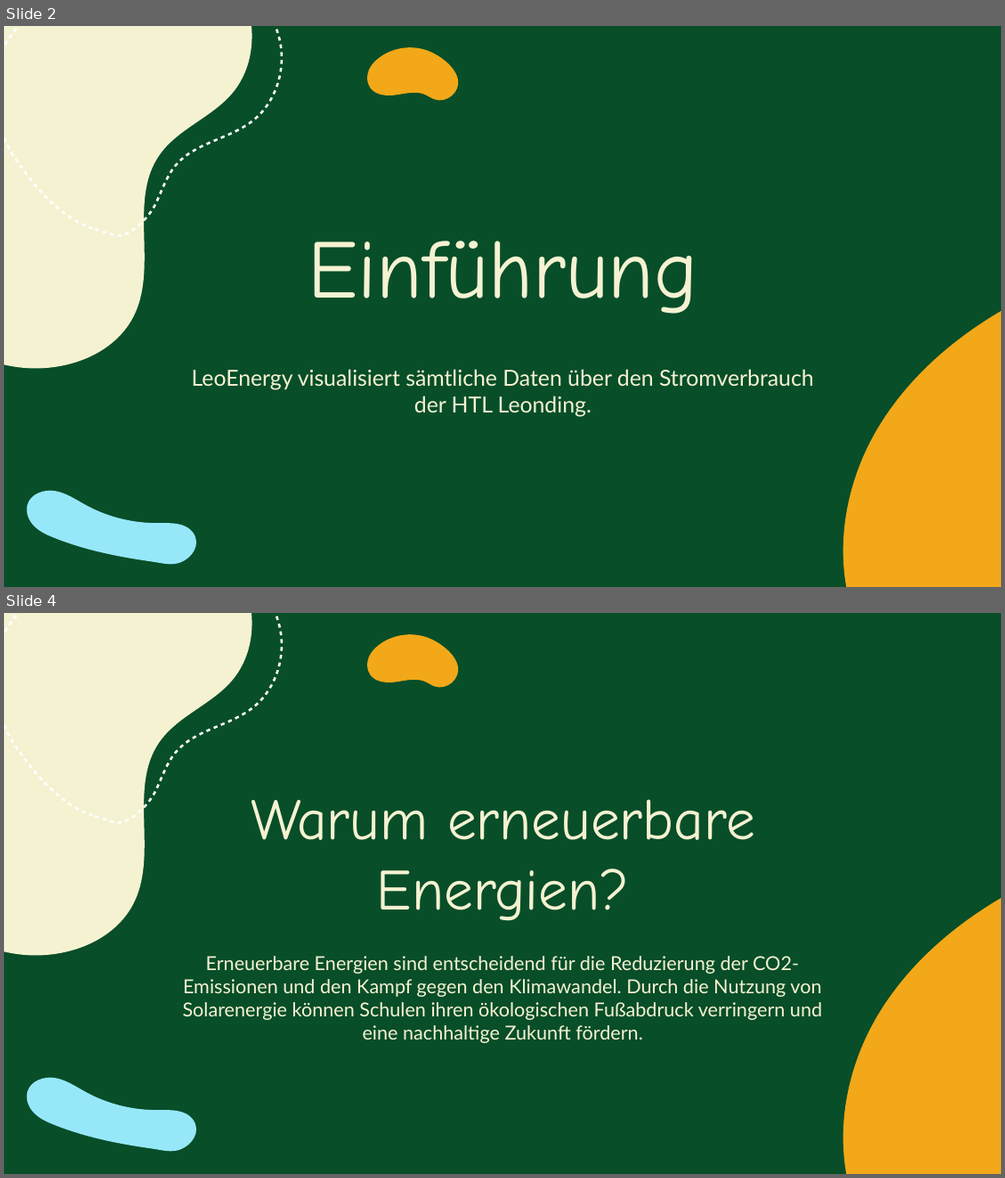
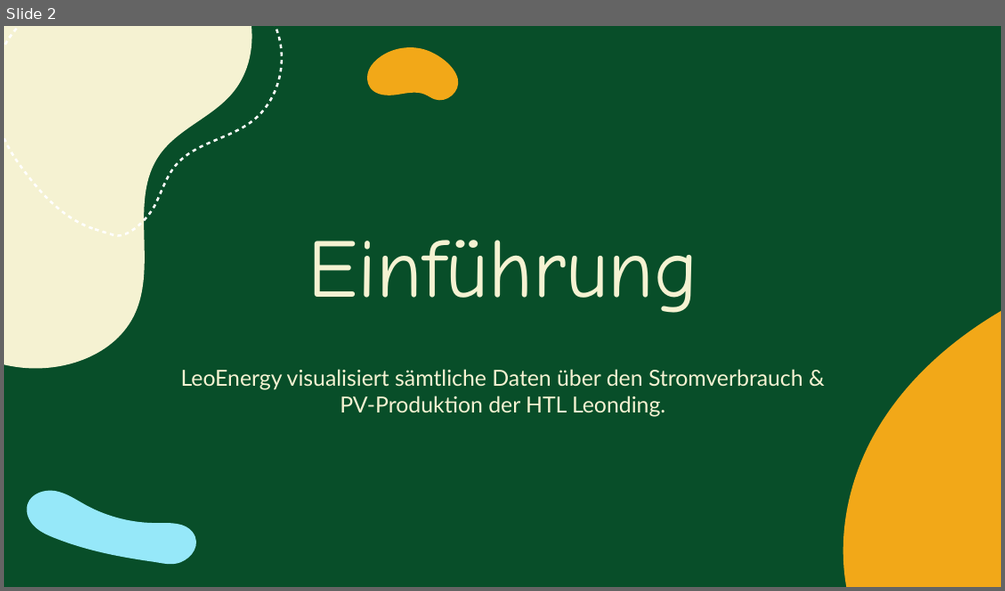
Before and after one commit to BjelakDenis/2324-4bhif-syp-project-iot-dashboard, a slide deck: LeoEnergy.pptx. Shown one above the other, each under a label of ours: slides 2 and 4 before the commit, slide 2 after it; the slides between them are not shown. The pictures are 1005x1178 and 1005x591 pixels, drawn with LibreOffice and Linux fonts; fonts in the diff are those of the drawing. Boxes give left, top, right and bottom in pixels: in the first picture for what was removed or moved away, otherwise in the second. Text is boxed around its words. In the diff, an @@ line names an element or a change of style, - is before the commit and + after.

```diff
--- a/LeoEnergy.pptx
+++ b/LeoEnergy.pptx
@@ slide 4 removed at (4,613,1001,1174), background #084E29 @@
@@ freeform shape removed at (4,613,366,1014) @@
@@ freeform shape removed at (4,613,319,846) @@
@@ freeform shape removed at (359,613,467,720) @@
@@ freeform shape removed at (756,751,1001,1174) @@
@@ title removed at (251,799,755,921) @@
-Warum erneuerbare Energien?
@@ subtitle removed at (183,956,822,1043) @@
-Erneuerbare Energien sind entscheidend für die Reduzierung der CO2-Emissionen und den Kampf gegen den Klimawandel. Durch die Nutzung von Solarenergie können Schulen ihren ökologischen Fußabdruck verringern und eine nachhaltige Zukunft fördern.
@@ freeform shape removed at (19,1039,202,1174) @@
@@ slide 2 changed as well @@
@@ freeform shape at (4,26,366,427): outline redrawn @@
@@ freeform shape at (756,164,1001,587): outline redrawn @@
@@ subtitle at (181,369,803,417): text changed @@
-LeoEnergy visualisiert sämtliche Daten über den Stromverbrauch der HTL Leonding.
+LeoEnergy visualisiert sämtliche Daten über den Stromverbrauch & PV-Produktion der HTL Leonding.
```
Also in this commit, not shown: 6 other slides changed, 2 slides added, 3 other slides removed, 1 other file.
